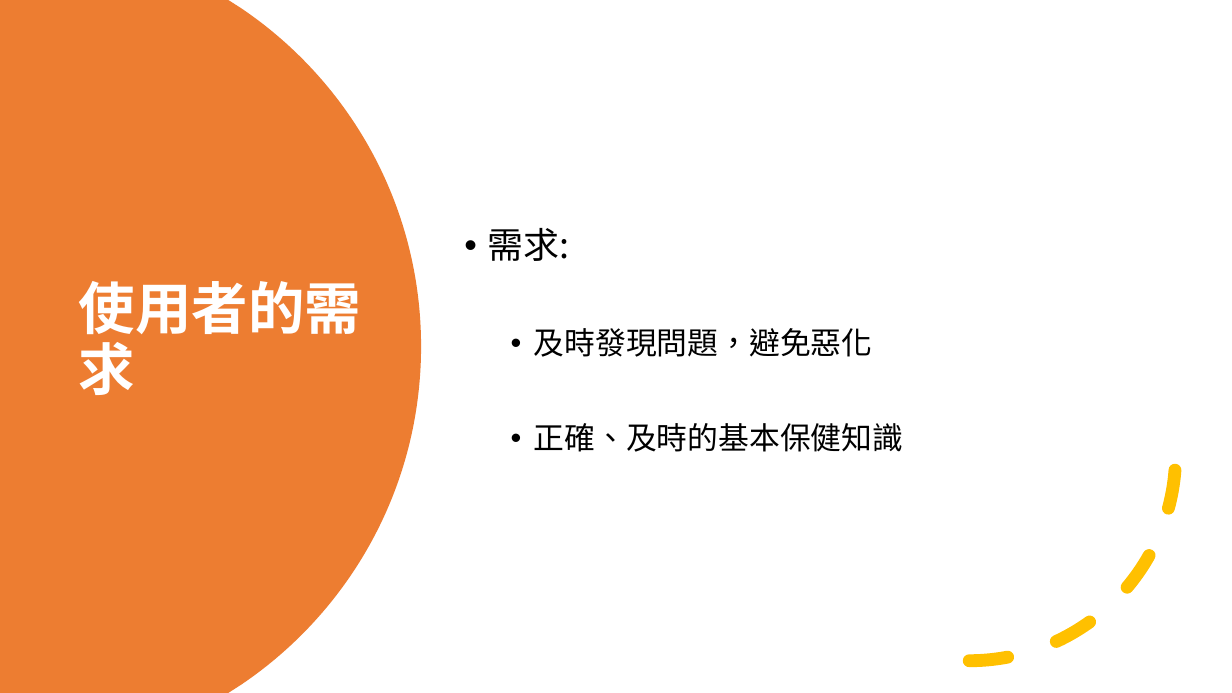
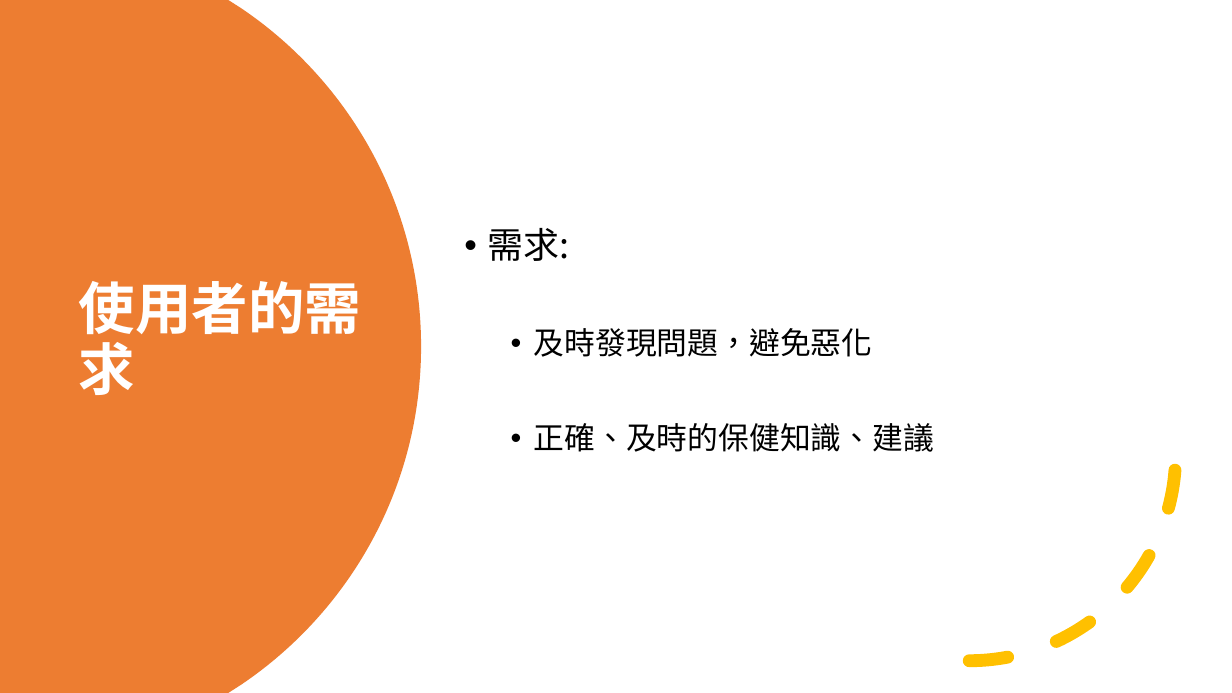
Before and after one commit to michaelchen1225/-, a slide deck: slide 7 of 整合/報告/產品報告.pptx. Drawn at 1232x693 pixels with LibreOffice and Linux fonts; fonts in the diff are those of the drawing. Boxes give left, top, right and bottom in pixels: in the first picture for what was removed or moved away, otherwise in the second. Text is boxed around its words. In the diff, an @@ line names an element or a change of style, - is before the commit and + after.

```diff
--- a/整合/報告/產品報告.pptx
+++ b/整合/報告/產品報告.pptx
@@ text at (534, 423, 934, 452): text changed @@
-  • 正確、及時的基本保健知識
+  • 正確、及時的保健知識、建議
```
Also in this commit, not shown: 3 other slides changed, 1 slide removed, 2 other files.
